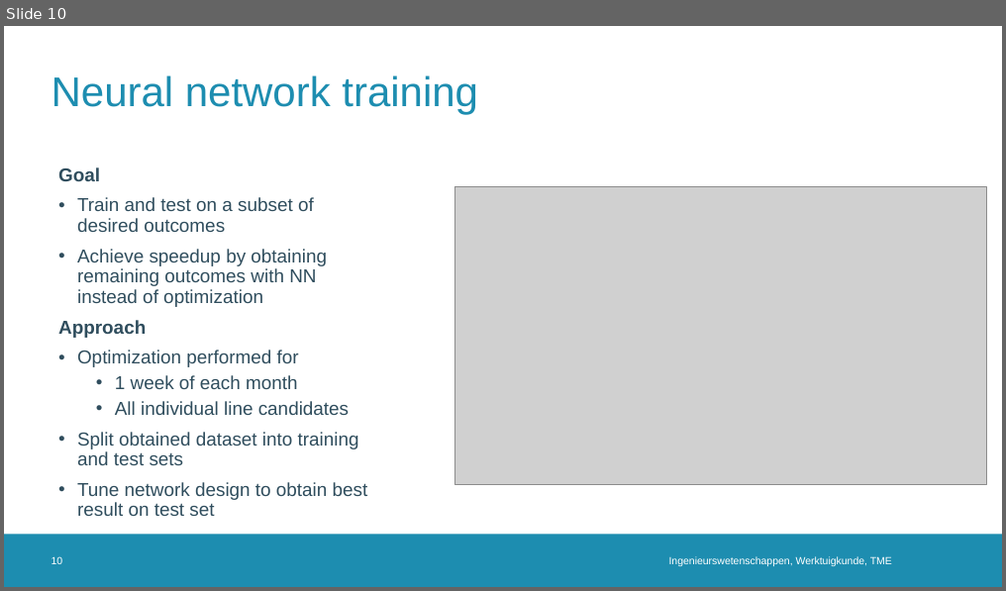
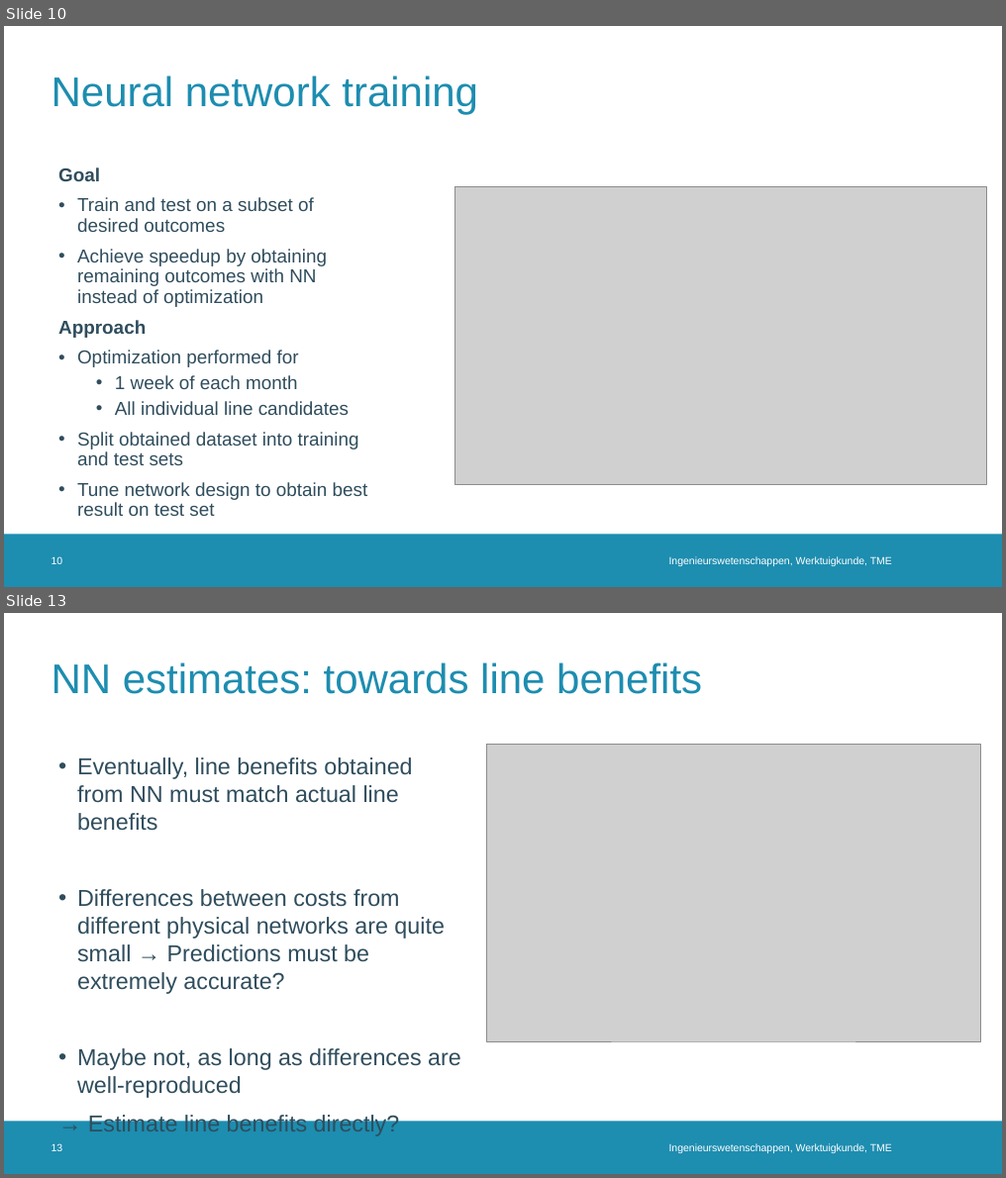
Before and after one commit to erikfilias/JointResearch, a slide deck: 02. Presentations/PresentationGroup_KP.pptx. Shown one above the other, each under a label of ours: slide 10 before the commit, slides 10 and 13 after it; the slides between them are not shown. The pictures are 1006x591 and 1006x1178 pixels, drawn with LibreOffice and Linux fonts; fonts in the diff are those of the drawing; grey boxes stand for pictures; background and template pictures are left out. Boxes give left, top, right and bottom in pixels: in the first picture for what was removed or moved away, otherwise in the second. Text is boxed around its words. In the diff, an @@ line names an element or a change of style, - is before the commit and + after.

Commit message:
Update presentation

```diff
--- a/02. Presentations/PresentationGroup_KP.pptx
+++ b/02. Presentations/PresentationGroup_KP.pptx
@@ slide 13 added at <box>4,613,1002,1174</box>, background #FFFFFF; not listed: 1 template element that a slide beside it also shows @@
@@ title added at <box>52,663,702,694</box>, 40 pt, text #1D8DB0 @@
+NN estimates: towards line benefits
@@ text added at <box>77,758,461,1137</box>, 22.2 pt, text #2F4D5D @@
+• Eventually, line benefits obtained from NN must match actual line benefits
+• Differences between costs from different physical networks are quite small → Predictions must be extremely accurate?
+• Maybe not, as long as differences are well-reproduced
+→ Estimate line benefits directly?
@@ picture added at <box>486,744,980,1042</box> @@
@@ page number added at <box>52,1144,63,1152</box>, 10 pt, text #FFFFFF @@
+13
@@ text added at <box>669,1144,892,1154</box>, 10 pt, text #FFFFFF @@
+Ingenieurswetenschappen, Werktuigkunde, TME
```
Also in this commit, not shown: 3 other slides added, 6 other files.
